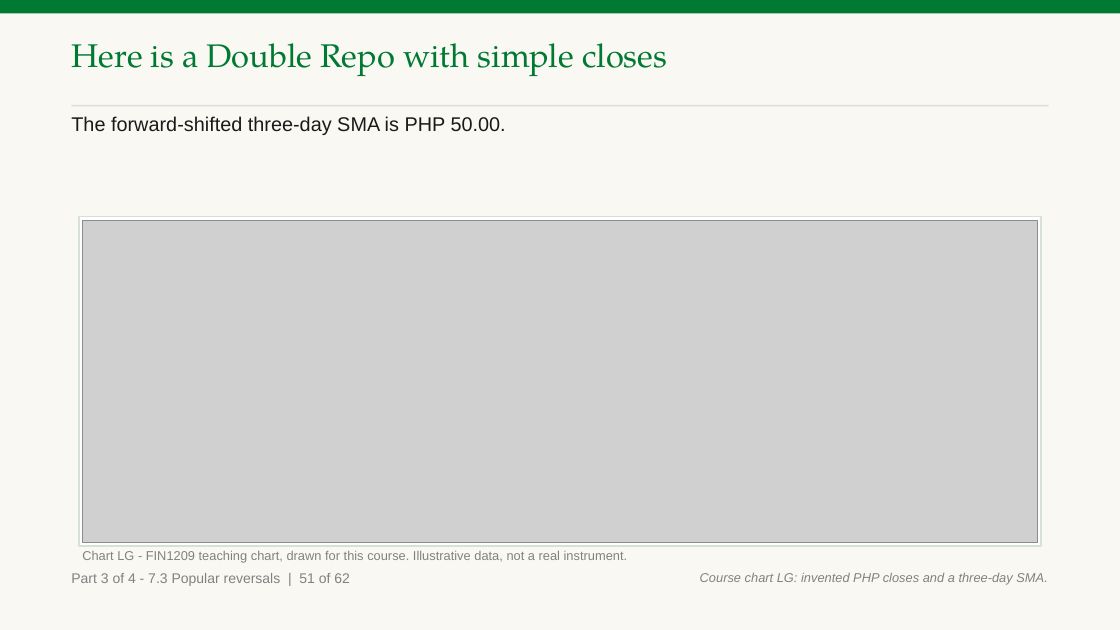
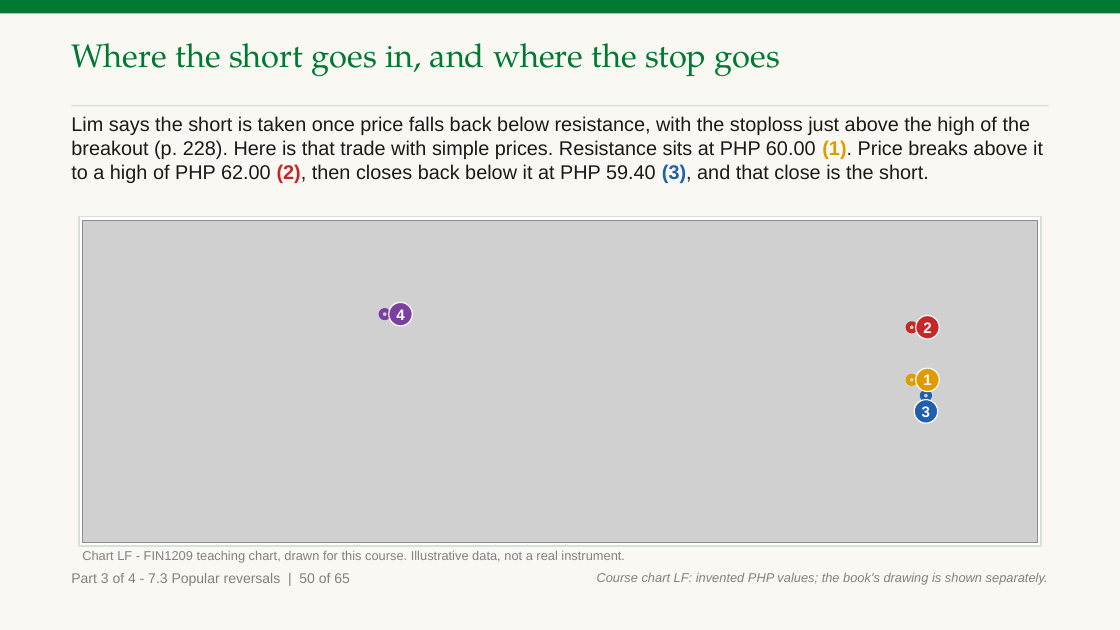
Before and after one commit to benjiesotelo-sudo/Telos_FIN1209, a slide deck: slide 200 of chapter-07/FIN1209-Chapter-07.pptx (slide 203 before the commit). Drawn at 1120x630 pixels with LibreOffice and Linux fonts; fonts in the diff are those of the drawing; grey boxes stand for pictures. Boxes give left, top, right and bottom in pixels: in the first picture for what was removed or moved away, otherwise in the second. Text is boxed around its words. In the diff, an @@ line names an element or a change of style, - is before the commit and + after.

Commit message:
Chapter 7 Part 3: fix the strict read (key reversal through Hikkake) (#49)
* Chapter 7 Part 3: fix the strict reads (reversal patterns, marks, wording, charts)

* Chapter 7 Part 3: fix the third strict read (Fig 7.17/7.19/7.24/7.30 marks and crops, Chart M volume boxes, Chart LA range bracket)

```diff
--- a/chapter-07/FIN1209-Chapter-07.pptx
+++ b/chapter-07/FIN1209-Chapter-07.pptx
@@ text at [71,43,780,77]: text changed @@
-Here is a Double Repo with simple closes
+Where the short goes in, and where the stop goes
@@ text at [71,116,1043,183]: text changed @@
-The forward-shifted three-day SMA is PHP 50.00.
+Lim says the short is taken once price falls back below resistance, with the stoploss just above the high of the breakout (p. 228). Here is that trade with simple prices. Resistance sits at PHP 60.00 (1). Price breaks above it to a high of PHP 62.00 (2), then closes back below it at PHP 59.40 (3), and that close is the short.
@@ ellipse added at [381,310,389,318], outline #7B3FA0 3.5 pt @@
@@ ellipse added at [389,302,413,326], fill #7B3FA0, outline #FFFFFF 1 pt, 13 pt, text #FFFFFF, bold @@
+4
@@ ellipse added at [907,323,916,332], outline #C62828 3.5 pt @@
@@ ellipse added at [916,316,939,339], fill #C62828, outline #FFFFFF 1 pt, 13 pt, text #FFFFFF, bold @@
+2
@@ ellipse added at [907,376,916,384], outline #E09B00 3.5 pt @@
@@ ellipse added at [916,368,939,392], fill #E09B00, outline #FFFFFF 1 pt, 13 pt, text #FFFFFF, bold @@
+1
@@ ellipse added at [914,400,938,423], fill #1F5FAD, outline #FFFFFF 1 pt, 13 pt, text #FFFFFF, bold @@
+3
@@ ellipse added at [922,392,930,400], outline #1F5FAD 3.5 pt @@
@@ text at [82,551,625,563]: text changed @@
-Chart LG - FIN1209 teaching chart, drawn for this course. Illustrative data, not a real instrument.
+Chart LF - FIN1209 teaching chart, drawn for this course. Illustrative data, not a real instrument.
@@ text at [71,573,350,586]: text changed @@
-Part 3 of 4 - 7.3 Popular reversals | 51 of 62
+Part 3 of 4 - 7.3 Popular reversals | 50 of 65
@@ text at [597,573,1048,585]: text changed @@
-Course chart LG: invented PHP closes and a three-day SMA.
+Course chart LF: invented PHP values; the book's drawing is shown separately.
```
Also in this commit, not shown: 88 other slides changed, 4 slides added, 1 slide removed, 5 other files.
